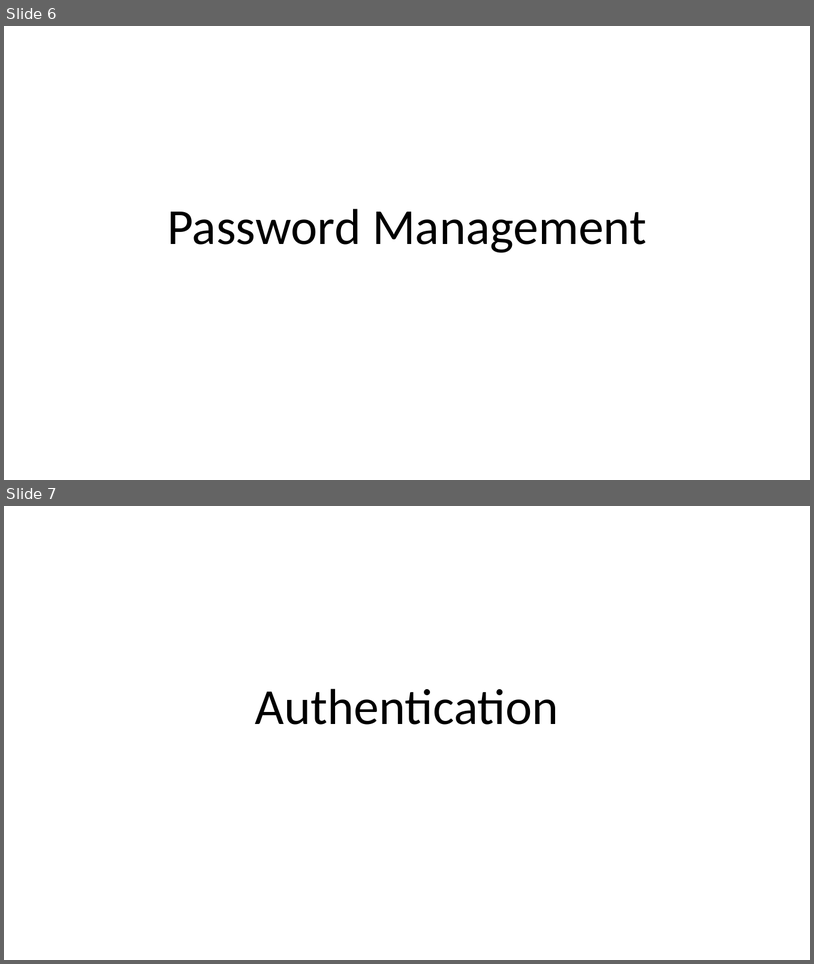
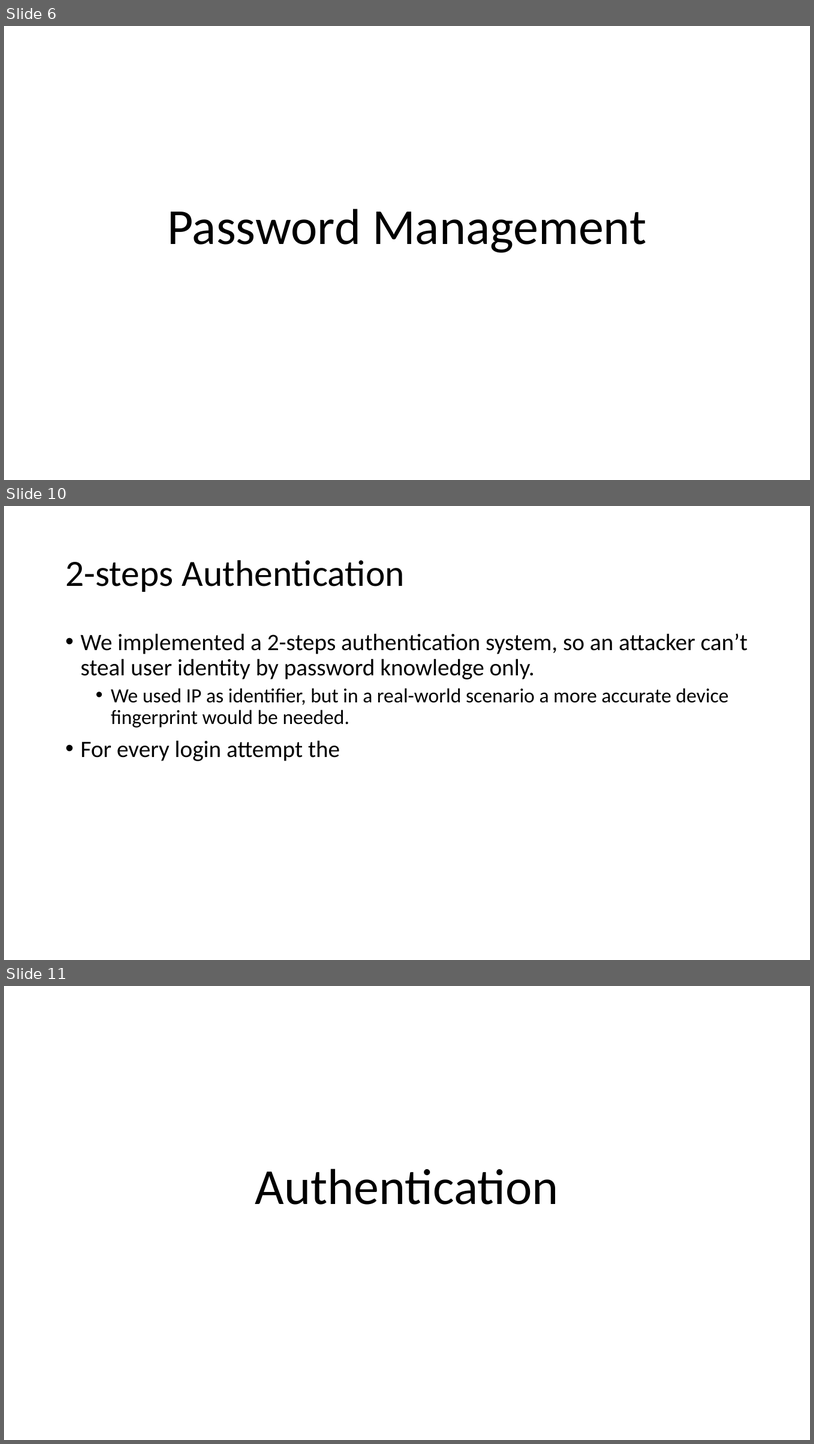
Before and after one commit to fparricelli/Encrypted-data-exchange-between-two-Arduino-boards-using-Symmetric-Encryption, a slide deck: Documentazione e cose così/Slide_concettuali_Luca.pptx. Shown one above the other, each under a label of ours: slides 6 and 7 before the commit, slides 6, 10 and 11 after it; the slides between them are not shown. The pictures are 814x964 and 814x1444 pixels, drawn with LibreOffice and Linux fonts; fonts in the diff are those of the drawing. Boxes give left, top, right and bottom in pixels: in the first picture for what was removed or moved away, otherwise in the second. Text is boxed around its words. In the diff, an @@ line names an element or a change of style, - is before the commit and + after.

```diff
--- a/Documentazione e cose così/Slide_concettuali_Luca.pptx
+++ b/Documentazione e cose così/Slide_concettuali_Luca.pptx
@@ slide 10 added at <box>4,506,810,960</box>, background #FFFFFF @@
@@ title added at <box>65,560,405,592</box>, 44 pt, text #000000 @@
+2-steps Authentication
@@ text added at <box>81,633,748,761</box>, 28 pt, text #000000 @@
+• We implemented a 2-steps authentication system, so an attacker can’t steal user identity by password knowledge only.
+  • We used IP as identifier, but in a real-world scenario a more accurate device fingerprint would be needed.
+• For every login attempt the
@@ what was slide 7 is now slide 11 @@
```
Also in this commit, not shown: 1 slide changed, 4 other slides added, 14 other files.
